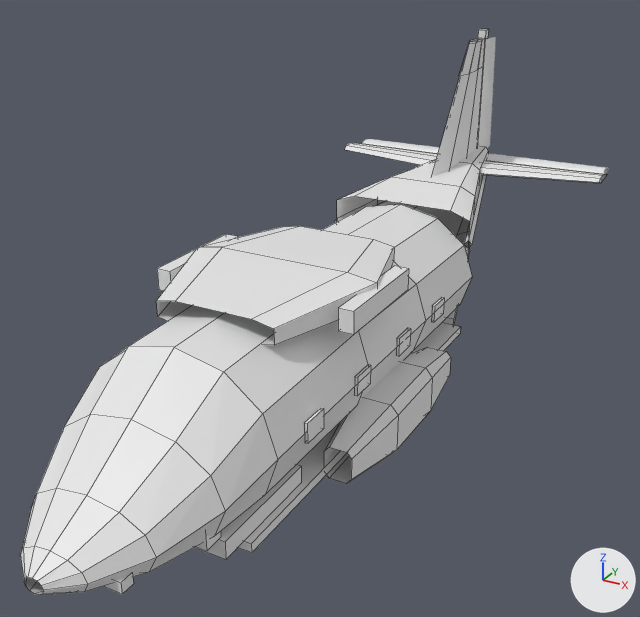
A saved change to the OBJ model src/main/resources/assets/galacticraft/models/vehicle/cargo_airplane.obj.
Rendered twice from a 50 mm lens placed at (7.15, -12.17, 9.15), pointed at (-0.14, 1.08, 2.52). Lighting does not change. The marker at lower right points along +X, +Y and +Z. The picture after the commit comes second. Mesh edges are drawn as thin lines on the coarser meshes. Where no turn or scale is listed for an object, it has been applied to the vertices. Vertices at exactly the same position are counted once.

Names of what the first picture shows: 'body', 'elevator', 'glass', 'rear_ramp', 'rudder' and 2 more.
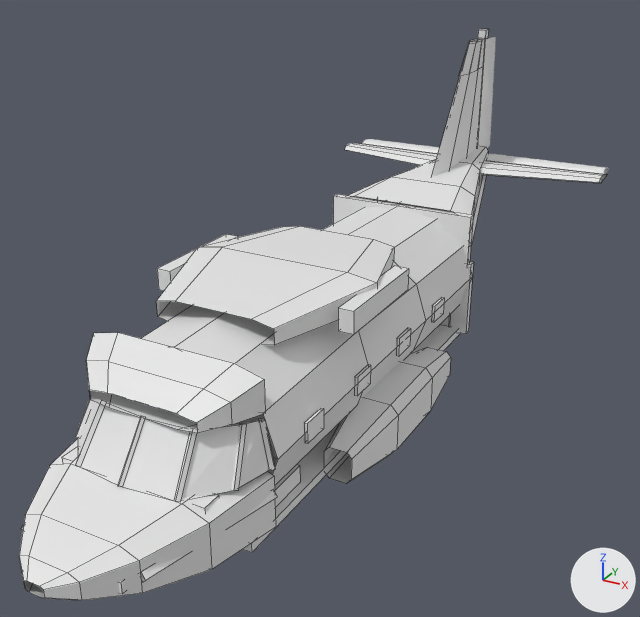
Boxes [x1, y1, x2, y2] around the edits, measured in the pictures (640 x 617 px; the box of a moved part takes in the faces that stretch with it):
'body', reshaped
    before: [20, 38, 607, 595]
    after: [19, 38, 607, 600]
'glass', reshaped
    before: [304, 297, 444, 444]
    after: [78, 297, 444, 499]
'rear_ramp', reshaped (mostly hidden)
    before: [442, 250, 470, 325]
    after: [441, 316, 449, 326]
part 1 of me_body, added
    after: [141, 491, 278, 582]
part 2 of me_body, added
    after: [117, 416, 146, 487]
part 3 of me_body, added
    after: [75, 400, 105, 466]
part 4 of me_body, added
    after: [174, 432, 197, 502]
part 5 of me_body, added (mostly hidden)
    after: [75, 399, 93, 438]
part 6 of me_body, added
    after: [232, 424, 247, 491]
part 7 of me_body, added
    after: [258, 418, 275, 471]
part 8 of me_body, added
    after: [268, 458, 300, 508]
part 9 of me_body, added
    after: [62, 446, 219, 511]
part 10 of me_body, added
    after: [448, 262, 474, 334]
part 11 of me_body, added
    after: [333, 194, 473, 264]
part 12 of me_body, added
    after: [86, 333, 265, 433]
part 13 of me_body, deleted
    before: [194, 465, 301, 560]
part 14 of me_body, moved or reshaped
    before: [20, 346, 278, 595]
    after: [19, 438, 276, 600]
part 15 of me_glass, moved or reshaped (not visible before)
    after: [78, 401, 269, 499]
part 16 of me_rear_ramp, added (mostly hidden)
    after: [441, 316, 449, 326]
part 17 of me_rear_ramp, deleted (mostly hidden)
    before: [442, 250, 470, 325]

Edits to the bpy script that builds the scene:
```text
Change me_body:
    remove me_body.from_pydata(...)  # 343 vertices, 240 faces; spans x -3.2..3.2, y -6.4..9.1, z 0.8..6.6
    add me_body.from_pydata(...)  # 484 vertices, 300 faces; spans x -3.2..3.2, y -6.4..9.1, z 0.8..6.6
    me_body part 1: the loose piece of 8 vertices spanning x 0.2..1.6, y 4.3..9.0, z 3.0..3.7 is copied, and the copy is multiplied about its middle by the matrix ((-0.397, -0.234, -0.019), (0.234, -0.391, -0.07), (0.019, -0.07, 0.455)), then moved by (0.4, -11.1, -1.6); it spans x 0.9..1.7, y -5.6..-3.4, z 1.6..1.8
    me_body part 2: the loose piece of 8 vertices spanning x -1.6..-0.2, y 4.3..9.0, z 3.0..3.7 is copied, and the copy is multiplied about its middle by the matrix ((0.194, -0.053, 0.0), (0.036, 0.133, -0.147), (0.038, 0.142, 0.137)), then moved by (0.9, -11.1, -0.8); it spans x 0.0, y -4.8..-4.1, z 2.2..3.0
    me_body part 3: the loose piece of 8 vertices spanning x -1.6..-0.2, y 4.3..9.0, z 3.0..3.7 is copied, and the copy is scaled about its middle by (0.0683, 0.12, 1.38), then moved by (0.1, -11.0, -0.8); it spans x -0.9..-0.7, y -4.7..-4.0, z 2.1..3.0
    me_body part 4: the loose piece of 8 vertices spanning x 0.2..1.6, y 4.3..9.0, z 3.0..3.7 is copied, and the copy is scaled about its middle by (0.0683, 0.12, 1.38), then moved by (-0.1, -11.0, -0.8); it spans x 0.7..0.9, y -4.7..-4.0, z 2.1..3.0
    me_body part 5: the loose piece of 8 vertices spanning x -1.6..-0.2, y 4.3..9.0, z 3.0..3.7 is copied, and the copy is scaled about its middle by (0.0997, 0.0925, 1.34), then moved by (-0.4, -10.5, -0.8); it spans x -1.4..-1.2, y -4.1..-3.6, z 2.1..2.9
    me_body part 6: the loose piece of 8 vertices spanning x 0.2..1.6, y 4.3..9.0, z 3.0..3.7 is copied, and the copy is scaled about its middle by (0.0997, 0.0925, 1.34), then moved by (0.4, -10.5, -0.8); it spans x 1.2..1.4, y -4.1..-3.6, z 2.1..2.9
    me_body part 7: the loose piece of 8 vertices spanning x 0.2..1.6, y 4.3..9.0, z 3.0..3.7 is copied, and the copy is multiplied about its middle by the matrix ((0.012, -0.045, 0.149), (0.151, 0.041, 0.0), (-0.039, 0.144, 0.046)), then moved by (0.6, -10.1, -0.8); it spans x 1.4..1.6, y -3.5..-3.3, z 2.2..2.9
    me_body part 8: a new loose piece, a box spanning x -1.34..1.34, y -4.3..-2.25, z 1.18..1.48
    me_body part 9: a new loose piece, a box spanning x -1.24..1.24, y -4.54..-4.22, z 1.48..2.14
    me_body part 10: a new loose piece, a box spanning x 1.24..1.64, y 4.26..4.42, z 1.08..2.66
    me_body part 11: a new loose piece, a box spanning x -1.56..1.56, y 4.26..4.42, z 2.56..3.66
    me_body part 12: a new loose piece of 24 vertices spanning x -1.5..1.5, y -4.2..-3.4, z 2.9..3.7
    me_body part 13: the loose piece of 8 vertices spanning x -1.4..1.4, y -4.3..-2.2, z 1.2..1.5 is deleted
    me_body part 14: 18 vertices moved from x -1.1..1.1, y -6.4..-5.3, z 1.4..2.3 to x -1.0..1.4, y -6.4..-4.7, z 1.3..2.2; 31 vertices removed from x -1.5..1.5, y -6.4..-4.2, z 1.1..3.0; 36 vertices added at x -1.6..1.6, y -5.6..-3.4, z 1.0..3.3
    other edits to the shape of me_body do not show in these pictures
Change me_glass:
    remove me_glass.from_pydata(...)  # 74 vertices, 52 faces; spans x -1.7..1.7, y -4.78..2.64, z 2.16..2.94
    add me_glass.from_pydata(...)  # 78 vertices, 54 faces; spans x -1.7..1.7, y -4.74..2.64, z 2.16..2.94
    me_glass part 15
    6 vertices are removed from x -0.86..0.86, y -4.78..-4.08, z 2.18..2.94
    4 faces are deleted
    2 vertices move from x -1.28..1.28, y -3.68, z 2.86 to x -1.56..1.56, y -3.4, z 2.18
    10 vertices are added at x -1.42..1.42, y -4.74..-3.4, z 2.16..2.94
    6 new faces join them
Change me_rear_ramp:
    remove me_rear_ramp.from_pydata(...)  # 10 vertices, 4 faces; spans x -1.32..1.32, y 4.35..5.25, z 1.14..2.74
    add me_rear_ramp.from_pydata(...)  # 16 vertices, 12 faces; spans x -1.26..1.26, y 4.28..4.44, z 1.14..2.58
    me_rear_ramp part 16: a new loose piece, a box spanning x -1.26..1.26, y 4.28..4.42, z 1.14..2.58
    me_rear_ramp part 17: the loose piece of 8 vertices spanning x -1.32..1.32, y 4.35..5.25, z 1.14..2.74 is deleted
    other edits to the shape of me_rear_ramp do not show in these pictures
```
